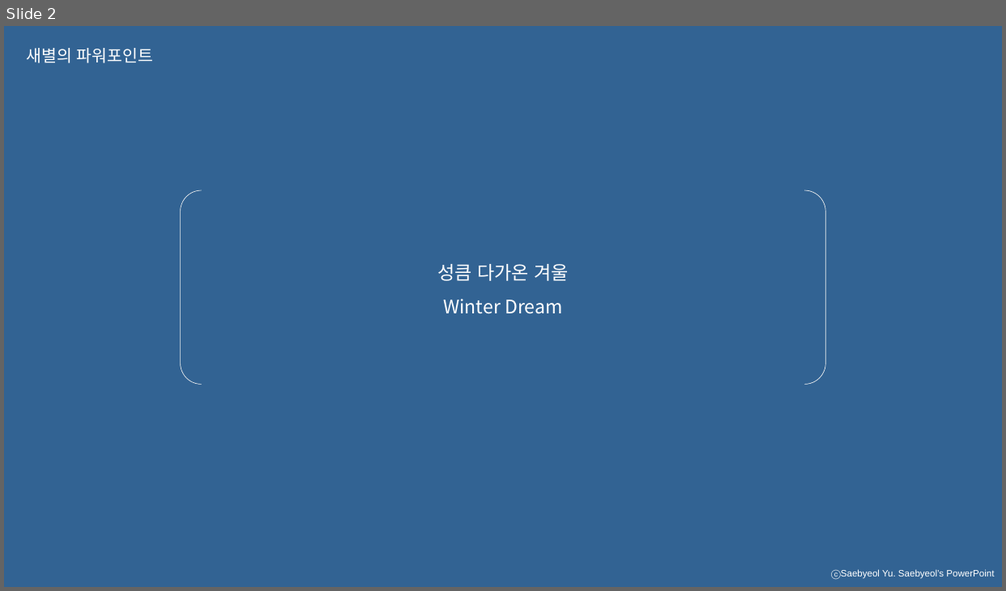
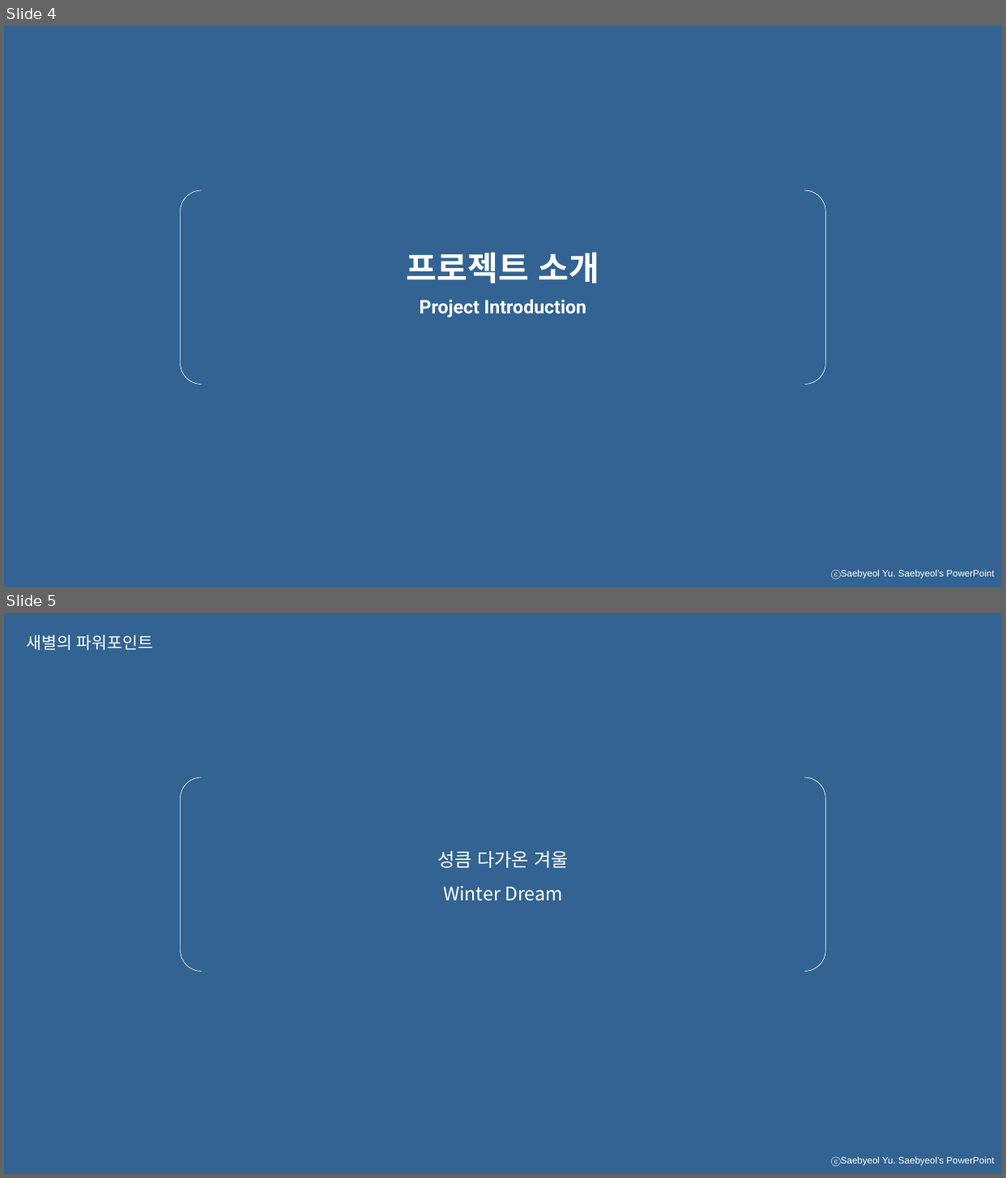
Before and after one commit to uno-km/aPlatform, a slide deck: aPlatform/aPlatform/portfolio_README.pptx. Shown one above the other, each under a label of ours: slide 2 before the commit, slides 4 and 5 after it. The pictures are 1006x591 and 1006x1178 pixels, drawn with LibreOffice and Linux fonts; fonts in the diff are those of the drawing. Boxes give left, top, right and bottom in pixels: in the first picture for what was removed or moved away, otherwise in the second. Text is boxed around its words. In the diff, an @@ line names an element or a change of style, - is before the commit and + after.

```diff
--- a/aPlatform/aPlatform/portfolio_README.pptx
+++ b/aPlatform/aPlatform/portfolio_README.pptx
@@ slide 4 added at (4, 26, 1002, 587), background #326393; not listed: 1 template element that a slide beside it also shows @@
@@ bracket pair added at (181, 190, 826, 385), outline #F2F2F2 0.5 pt @@
@@ text added at (407, 252, 599, 284), 32 pt, text #FFFFFF, bold @@
+프로젝트 소개
@@ text added at (420, 299, 586, 318), 18 pt, text #FFFFFF, bold @@
+Project Introduction
@@ what was slide 2 is now slide 5 @@
```
Also in this commit, not shown: 5 other slides added, 2 slides removed.
